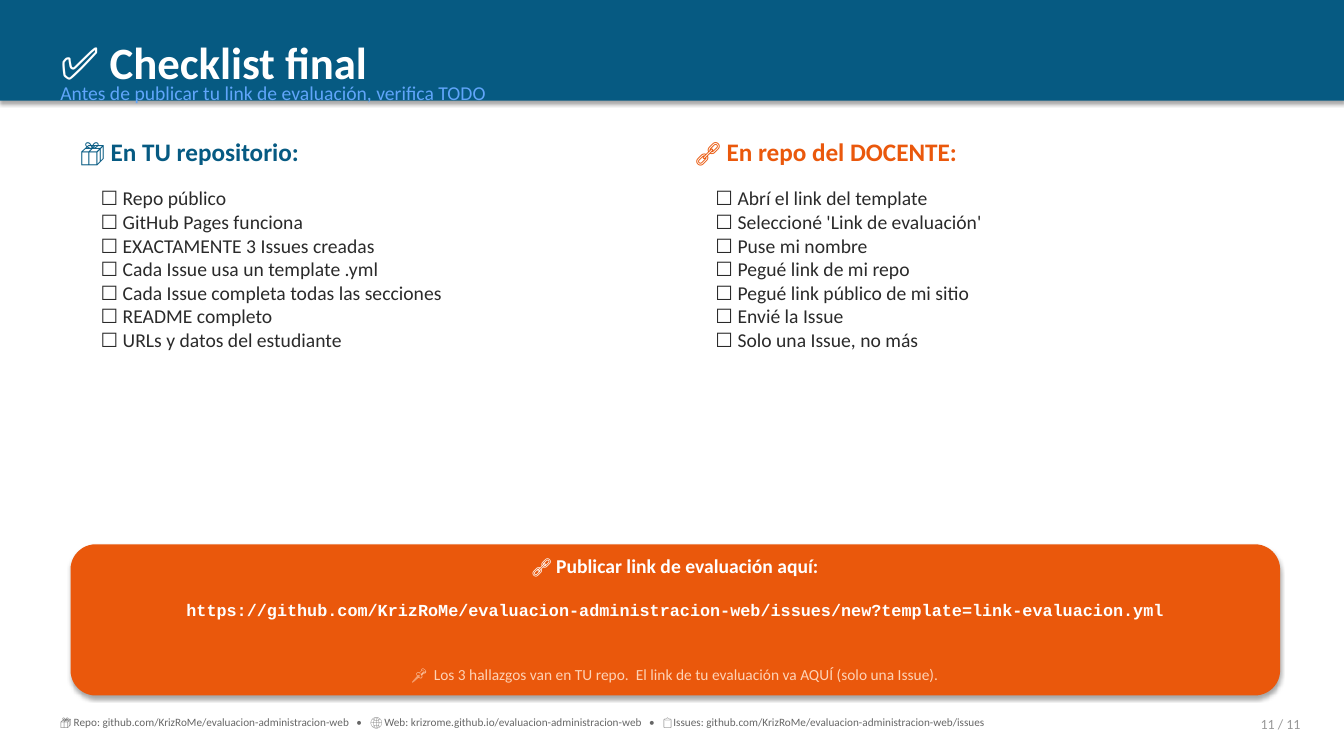
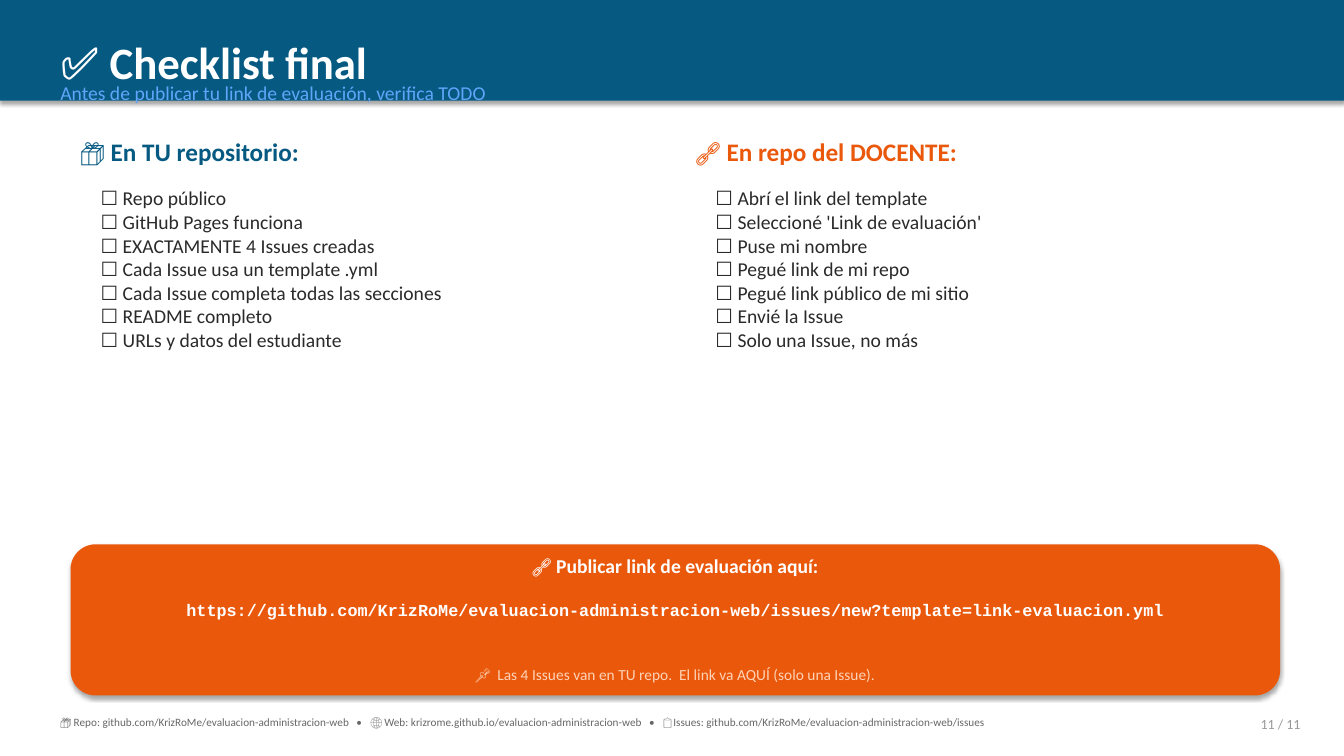
Before and after one commit to KrizRoMe/evaluacion-administracion-web, a slide deck: slide 11 of EVALUACION_PRACTICA_01.pptx. Drawn at 1344x756 pixels with LibreOffice and Linux fonts; fonts in the diff are those of the drawing. Boxes give left, top, right and bottom in pixels: in the first picture for what was removed or moved away, otherwise in the second. Text is boxed around its words. In the diff, an @@ line names an element or a change of style, - is before the commit and + after.

Commit message:
feat: recalibrar a 4 issues × 5 pts + 15 problemas intencionales
PPT, instrucciones, checklist, README plantilla y markdown actualizados:
- 4 Issues (no 3) en el repo del estudiante
- 5 pts por Issue (no 6) = 20 pts total
- Sitio tiene 15 problemas (no 6), estudiante identifica 4
- Dificultad uniforme 4/10

Las respuestas esperadas ya NO están en este repo público.
 Se movieron a: https://github.com/KrizRoMe/evaluacion-administracion-web-docente (privado)

```diff
--- a/EVALUACION_PRACTICA_01.pptx
+++ b/EVALUACION_PRACTICA_01.pptx
@@ text at (x1=123, y1=239, x2=374, y2=253): text changed @@
-☐ EXACTAMENTE 3 Issues creadas
+☐ EXACTAMENTE 4 Issues creadas
@@ text at (x1=497, y1=667, x2=874, y2=683): text changed @@
-📌 Los 3 hallazgos van en TU repo. El link de tu evaluación va AQUÍ (solo una Issue).
+📌 Las 4 Issues van en TU repo. El link va AQUÍ (solo una Issue).
```
Also in this commit, not shown: 4 other slides changed, 35 other files.
